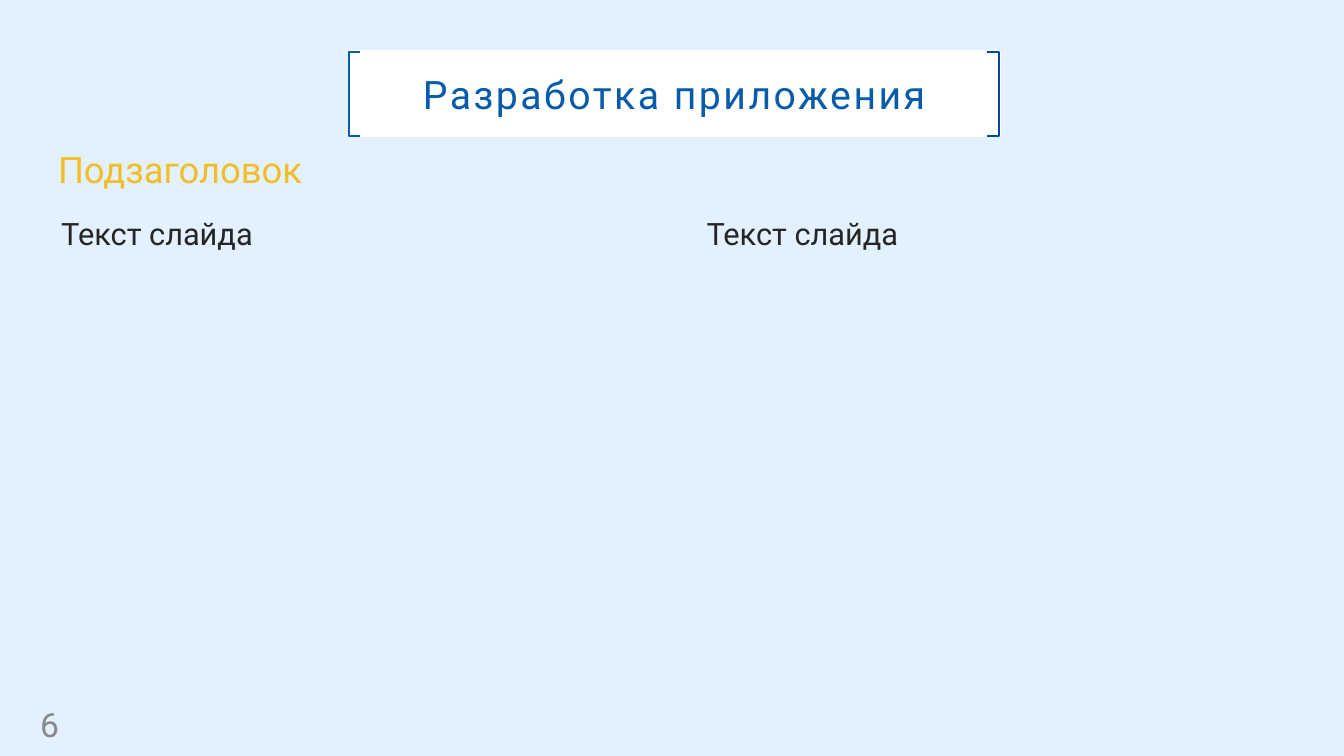
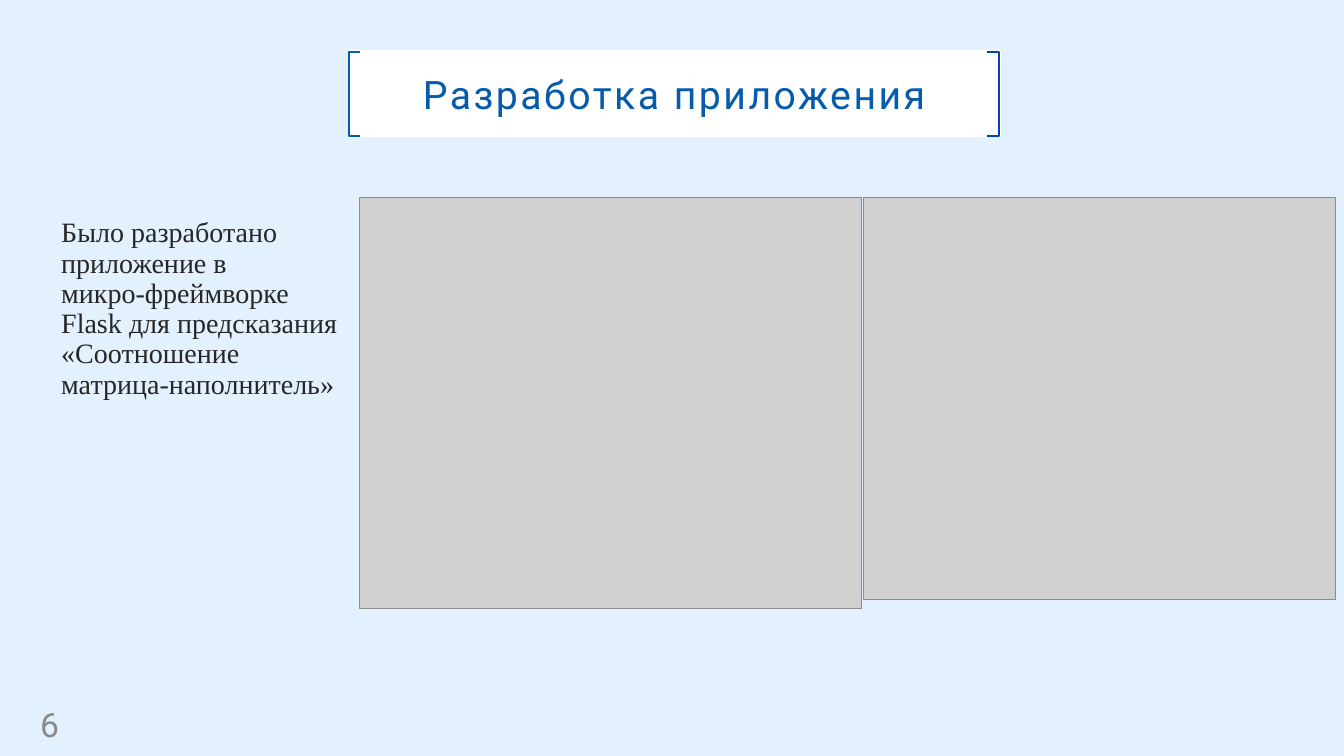
Before and after one commit to NowakDA/VKR, a slide deck: slide 6 of VKR_presentation.pptx. Drawn at 1344x756 pixels with LibreOffice and Linux fonts; fonts in the diff are those of the drawing; grey boxes stand for pictures; background and template pictures are left out. Boxes give left, top, right and bottom in pixels: in the first picture for what was removed or moved away, otherwise in the second. Text is boxed around its words. In the diff, an @@ line names an element or a change of style, - is before the commit and + after.

```diff
--- a/VKR_presentation.pptx
+++ b/VKR_presentation.pptx
@@ text removed at (58,157,302,189) @@
-Подзаголовок
@@ picture added at (360,198,861,609) @@
@@ picture added at (863,198,1336,600) @@
@@ text at (61,222,337,399): text changed; size 22 to 20 pt; font Roboto to Times New Roman @@
-Текст слайда
+Было разработано приложение в микро-фреймворке Flask для предсказания «Соотношение матрица-наполнитель»
@@ text removed at (707,223,899,250) @@
-Текст слайда
```
Also in this commit, not shown: 2 other slides changed, 1 slide added, 1 slide removed.
